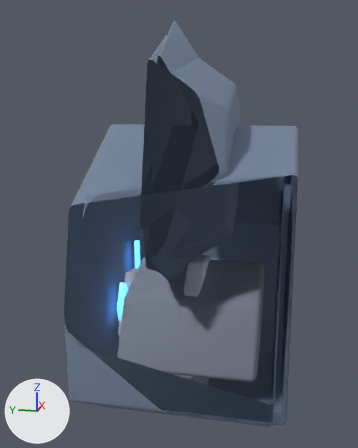
Two versions of the Blender file assets-source/blender/environment/resource_rock.blend, one commit apart.
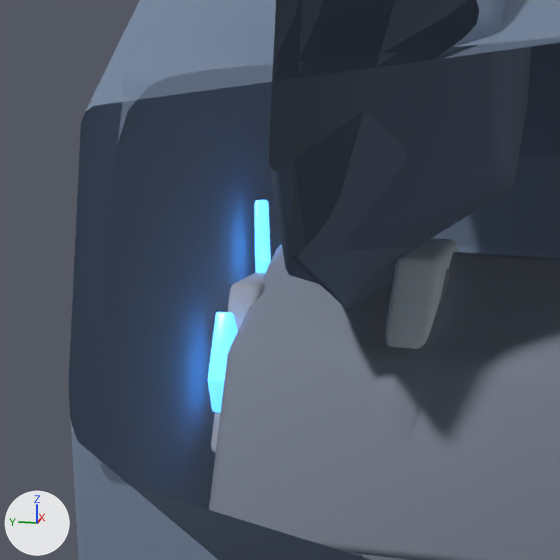
There are two pictures of each version: one whole from a 50 mm camera at (-4.6, -0.72, 2.43) aimed at (-0.02, 0.2, 1.28), one close up on the part from 11% to 70% of the width and 37% to 84% of the height. The lights are fixed; the arrows at lower left show +X, +Y and +Z. The older version's two pictures come first. Everything nearer to the camera than a plane just in front of the edit is cut away.

The first close-up shows 'LOD1_PROXY_base', 'LOD1_PROXY_cap', 'LOD2_PROXY_base', 'LOD2_PROXY_cap', 'resource_ore0', 'resource_ore1', 'resource_rock_base', 'resource_rock_face', 'resource_rock_snow', 'resource_rubble'.
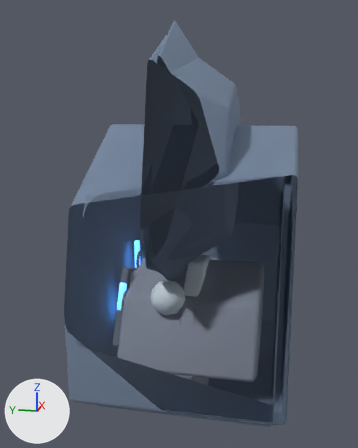
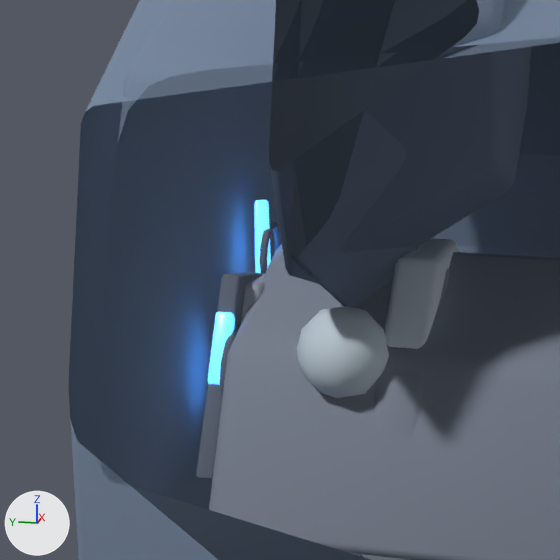
The change, as a diff of the scene's bpy script:
```diff
--- a/assets-source/blender/environment/resource_rock.blend.py
+++ b/assets-source/blender/environment/resource_rock.blend.py
@@ mat_mat_resource_rock_dark @@
+mat_mat_resource_rock_dark = principled_material('MAT_resource_rock_dark')
+mat_mat_resource_rock_dark.base_color = (0.16, 0.19, 0.25)  # greyish blue #6f7989
+mat_mat_resource_rock_dark.roughness = 0.98
@@ me_icosphere_527 @@
+me_icosphere_527.from_pydata(...)  # an icosphere of 80 faces spanning x -0.152..0.152, y -0.16..0.16, z -0.16..0.16
+me_icosphere_527.polygons.foreach_set('use_smooth', [True] * 80)
+me_icosphere_527.materials.append(mat_mat_resource_rock_snow)  # pale blue #e5f3fd
@@ me_resource_rock_facetamesh @@
+me_resource_rock_facetamesh.from_pydata([(-0.66, 0.25, -0.035), (-0.3, 0.88, -0.035), (0.02, 0.78, -0.035), (-0.1, 0.3, -0.035), (-0.66, 0.25, 0.035), (-0.3, 0.88, 0.035), (0.02, 0.78, 0.035), (-0.1, 0.3, 0.035)], [], [(3, 2, 1, 0), (4, 5, 6, 7), (0, 1, 5, 4), (1, 2, 6, 5), (2, 3, 7, 6), (3, 0, 4, 7)])
+me_resource_rock_facetamesh.polygons.foreach_set('use_smooth', [True] * 6)
+me_resource_rock_facetamesh.materials.append(mat_mat_resource_rock_dark)  # greyish blue #6f7989
@@ me_torus_150 @@
+me_torus_150.from_pydata(...)  # 60 vertices, 60 faces; spans x -0.13..0.13, y -0.13..0.13, z -0.017..0.017
+me_torus_150.polygons.foreach_set('use_smooth', [True] * 60)
+me_torus_150.materials.append(mat_mat_resource_rock_dark)  # greyish blue #6f7989
@@ me_torus_149 @@
+me_torus_149.from_pydata(...)  # 60 vertices, 60 faces; spans x -0.158..0.158, y -0.158..0.158, z -0.017..0.017
+me_torus_149.polygons.foreach_set('use_smooth', [True] * 60)
+me_torus_149.materials.append(mat_mat_resource_rock_dark)  # greyish blue #6f7989
@@ ob_resource_snow_lump_l @@
+ob_resource_snow_lump_l = bpy.data.objects.new('resource_snow_lump.L', me_icosphere_527)
+ob_resource_snow_lump_l.parent = ob_resourcerockroot
+ob_resource_snow_lump_l.location = (-0.52, 0.72, -0.2)
+_m = ob_resource_snow_lump_l.modifiers.new('soft bevel', 'BEVEL')
+_m.width = 0.02
+_m.width_pct = 0.02
+_m.segments = 2
@@ ob_resource_rock_faceta @@
+ob_resource_rock_faceta = bpy.data.objects.new('resource_rock_facetA', me_resource_rock_facetamesh)
+ob_resource_rock_faceta.parent = ob_resourcerockroot
+ob_resource_rock_faceta.location = (0.03, 0.0, -0.67)
+_m = ob_resource_rock_faceta.modifiers.new('soft bevel', 'BEVEL')
+_m.width = 0.012
+_m.width_pct = 0.012
+_m.segments = 2
@@ ob_resource_ore_ring1 @@
+ob_resource_ore_ring1 = bpy.data.objects.new('resource_ore_ring1', me_torus_150)
+ob_resource_ore_ring1.parent = ob_resourcerockroot
+ob_resource_ore_ring1.location = (0.18, 0.82, -0.645)
+_m = ob_resource_ore_ring1.modifiers.new('soft bevel', 'BEVEL')
+_m.width = 0.015
+_m.width_pct = 0.015
+_m.segments = 2
@@ ob_resource_ore_ring0 @@
+ob_resource_ore_ring0 = bpy.data.objects.new('resource_ore_ring0', me_torus_149)
+ob_resource_ore_ring0.parent = ob_resourcerockroot
+ob_resource_ore_ring0.location = (-0.35, 0.55, -0.635)
+_m = ob_resource_ore_ring0.modifiers.new('soft bevel', 'BEVEL')
+_m.width = 0.015
+_m.width_pct = 0.015
+_m.segments = 2
```

Boxes [x1, y1, x2, y2] around the edits, measured in the close-ups (560 x 560 px):
'resource_snow_lump.L', added (pale blue): after [297, 306, 389, 398]
'resource_rock_facetA', added: after [196, 272, 263, 479]
'resource_ore_ring1', added: after [260, 222, 282, 274]
'resource_ore_ring0', added: after [220, 327, 240, 396]
'resource_rock_face', unchanged, covered by the edit: before [211, 273, 265, 453]; after [241, 273, 265, 324]
